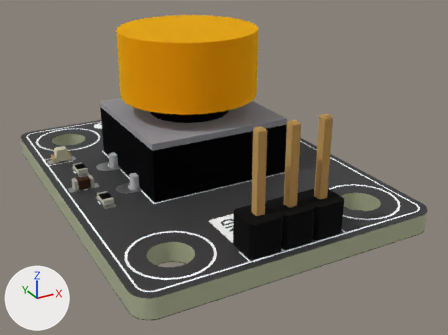
The glTF model assets/img/kit/s08.glb: old version first, new version second.
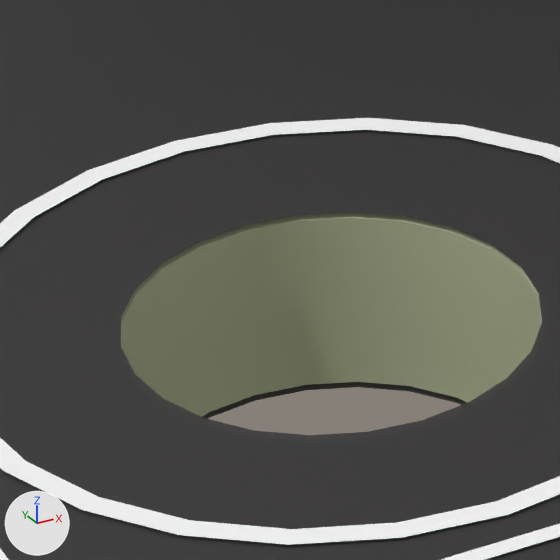
The first picture shows the older version from a 50 mm camera at (0.09, -0.1607, 0.0233) aimed at (0.1132, -0.1185, 0.0022). The close-ups show the older and then the newer version on the part from 30% to 44% of the width and 65% to 84% of the height of that picture. Only the edits that show in the close-ups are written down. The lights are fixed; the arrows at lower left show +X, +Y and +Z. Where no turn or scale is listed for an object, it has been applied to the vertices. Vertices at exactly the same position are counted once.

Objects in the first close-up: '=>[0:1:1:10]', '=>[0:1:1:11]', '=>[0:1:1:12]', '=>[0:1:1:8]'.
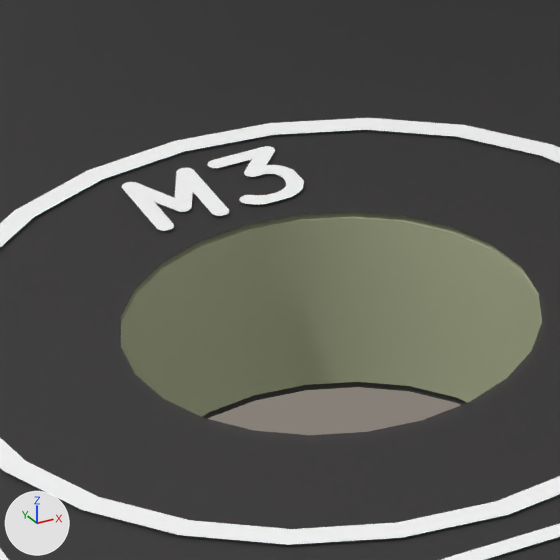
What the commit changed:
me_button_silkscreen is used by ob_0_1_1_8; location (0.0, 0.0, 0.0).
me_button_silkscreen had 1913 vertices, 1897 faces and spanned x 0.1005..0.1235, y -0.1315..-0.1005, z 0.0016.
me_button_silkscreen now has 2473 vertices, 2441 faces and spans x 0.1005..0.1235, y -0.1315..-0.1005, z 0.0016.
me_button_silkscreen part 1: a new loose piece of 75 vertices spanning x 0.1041..0.1047, y -0.1262..-0.1254, z 0.0016, in mat_mat_12 (white #fbfbfb).
me_button_silkscreen part 2: a new loose piece of 65 vertices spanning x 0.1033..0.104, y -0.1262..-0.1254, z 0.0016, in mat_mat_12 (white #fbfbfb).
Other edits to the shape of me_button_silkscreen do not show in these pictures.

Location of each change, [x1, y1, x2, y2] in pixels of the close-ups (560 x 560 px):
part 1 of me_button_silkscreen, added: after [207, 146, 304, 205]
part 2 of me_button_silkscreen, added: after [122, 168, 229, 231]
